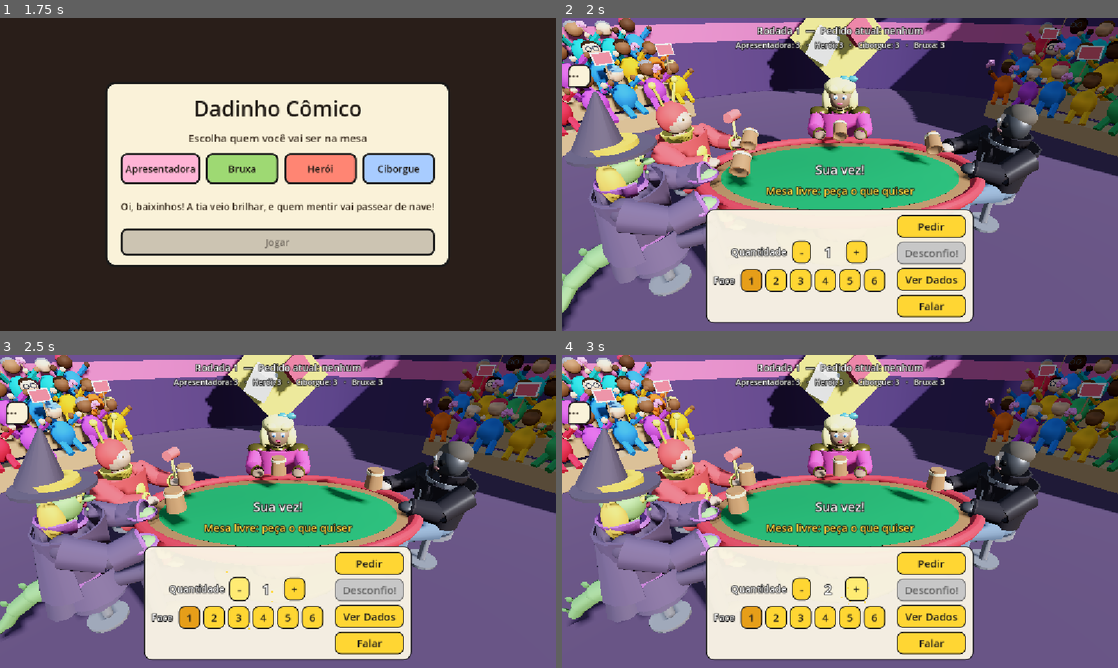
Above: before the commit, frames 1-4 (two rows, left to right).
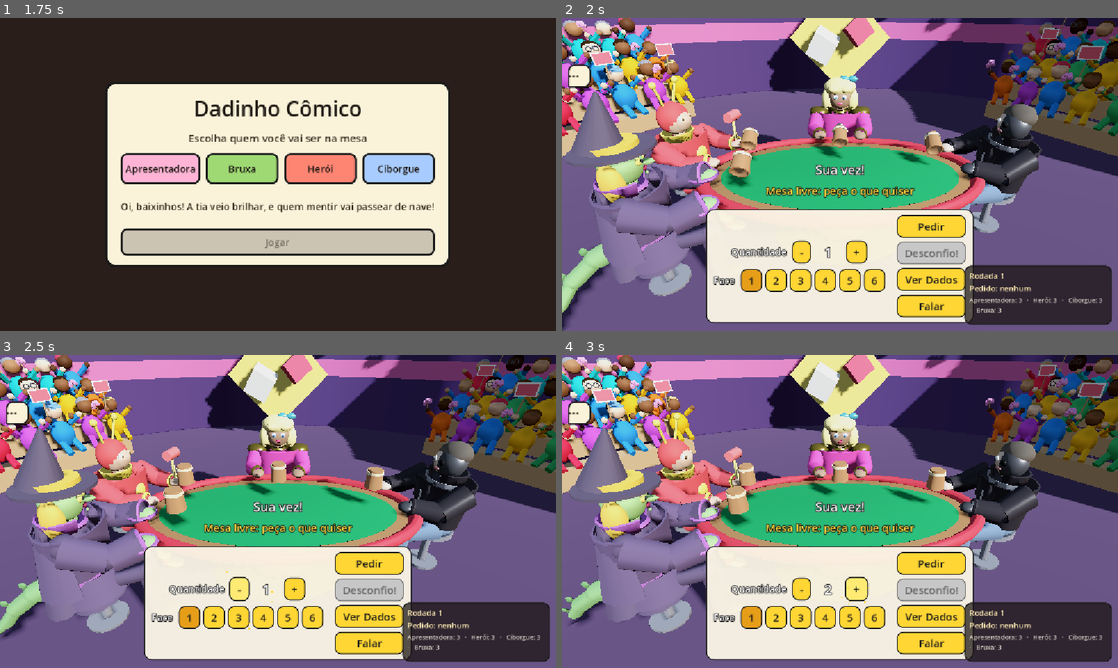
Above: after the commit, the same moments.

Repository: thiegoabcsampaio/DadinhoComico
Game: Godot game, scene res://Scenes/Menu.tscn
Same seed, same stepped clock (60 frames per second), same inputs: the game is played once before the commit and once after it.
Inputs:
- Up to frame 1 (1.75 s): click "Apresentadora" at 0.5 s; click "Jogar" at 1.25 s
- Up to frame 2 (2 s): no input
- Up to frame 3 (2.5 s): click "-" at 2 s
- Up to frame 4 (3 s): click "+" at 2.75 s

Frame 1 is identical in both runs. In frame 2, 6.6% of the frame differs, in the area x 31-99%, y 2-98%; in frame 3, 6.6%; in frame 4, 6.6%.

Commit message:
feat: rodada 4 parte 2 - placar no canto, copo fora do rosto e 5 niveis de IA
B4 (fecha): rodada, pedido atual e contagem de dados sairam do topo da tela
e viraram um quadro fixo no canto inferior direito, no estilo do log.

B5 (fecha): o copo do assento do fundo projetava em cima do rosto de quem
senta la (camera baixa); foi para mais perto do centro. E no fim da partida
todos os copos sao recolhidos, para a comemoracao ficar limpa.

B6: NpcAI ganhou nivel de 1 a 5, sorteado por NPC a cada partida e anunciado
no log. O nivel embaralha a probabilidade que o NPC ENXERGA, nao as regras:
no 1 ele erra ate 0,22 na leitura e joga em cima da conta errada, no 5 ve o
numero exato. O blefe de atrevimento tambem escala com o nivel. Heroi e
Ciborgue ficaram bem mais blefadores (agressividade 0,95 e 0,65).

Validado: partida headless de 3000 quadros sem erro.

Co-Authored-By: Claude Opus 5 <noreply@anthropic.com>
Claude-Session: https://claude.ai/code/session_01KrJF875Dizs3zvuj1SFffF

Diff:
--- a/Resources/NPCProfiles/Ciborgue.tres
+++ b/Resources/NPCProfiles/Ciborgue.tres
@@ -6,6 +6,6 @@
 script = ExtResource("1_perfil")
 nome = "Ciborgue"
 chave_dialogo = "ciborgue"
-agressividade = 0.3
-cautela = 0.9
+agressividade = 0.65
+cautela = 0.65
 frequencia_tells = 0.1
--- a/Resources/NPCProfiles/Heroi.tres
+++ b/Resources/NPCProfiles/Heroi.tres
@@ -6,6 +6,6 @@
 script = ExtResource("1_perfil")
 nome = "Herói"
 chave_dialogo = "heroi"
-agressividade = 0.85
+agressividade = 0.95
 cautela = 0.2
 frequencia_tells = 0.9
--- a/Scenes/Mesa.tscn
+++ b/Scenes/Mesa.tscn
@@ -18,7 +18,7 @@
 [node name="Copos" type="Node3D" parent="."]
 
 [node name="Copo0" type="Node3D" parent="Copos"]
-transform = Transform3D(1, 0, 0, 0, 1, 0, 0, 0, 1, 0, 0.755, -0.42)
+transform = Transform3D(1, 0, 0, 0, 1, 0, 0, 0, 1, 0, 0.755, -0.26)
 
 [node name="Modelo" parent="Copos/Copo0" instance=ExtResource("2_copo")]
 transform = Transform3D(1.4, 0, 0, 0, -1.4, 0, 0, 0, -1.4, 0, 0.168, 0)
--- a/Scripts/HudController.gd
+++ b/Scripts/HudController.gd
@@ -29,6 +29,8 @@
 const FOLGA_BALAO := 10.0
 ## Respiro entre uma fala e a seguinte.
 const INTERVALO_FALA := 0.2
+## Largura util do quadro de rodada, no canto inferior direito.
+const LARGURA_PLACAR := 286.0
 
 ## Ver Dados: tempo do voo dos dados entre a mesa e o painel.
 const DURACAO_ZOOM := 0.4
@@ -128,11 +130,58 @@
 	_label_meus_dados.custom_minimum_size = Vector2(TAMANHO_DADO.x * 3.0 + 20.0, TAMANHO_DADO.y)
 	_label_meus_dados.vertical_alignment = VERTICAL_ALIGNMENT_CENTER
 	_criar_pedido()
+	_criar_placar()
 	_criar_camada_efeitos()
 	_criar_log()
 	_criar_falas()
 	_preparar_game_feel()
 	habilitar_vez(false)
+
+
+## Rodada, pedido atual e dados de cada um saem do topo da tela e vão para
+## um quadro no canto inferior direito, no estilo do log, mas sempre visível:
+## é informação de consulta, não manchete.
+func _criar_placar() -> void:
+	var placar := PanelContainer.new()
+	placar.name = "Placar"
+	placar.mouse_filter = Control.MOUSE_FILTER_IGNORE
+	var fundo := StyleBoxFlat.new()
+	fundo.bg_color = Color(0.09, 0.07, 0.06, 0.72)
+	fundo.border_color = Color(0.1, 0.1, 0.1, 0.9)
+	fundo.set_border_width_all(2)
+	fundo.set_corner_radius_all(14)
+	fundo.set_content_margin_all(10.0)
+	placar.add_theme_stylebox_override("panel", fundo)
+	add_child(placar)
+	placar.set_anchors_preset(Control.PRESET_BOTTOM_RIGHT)
+	placar.offset_left = -(LARGURA_PLACAR + 32.0)
+	placar.offset_top = -136.0
+	placar.offset_right = -12.0
+	placar.offset_bottom = -12.0
+
+	var coluna := VBoxContainer.new()
+	coluna.add_theme_constant_override("separation", 4)
+	coluna.mouse_filter = Control.MOUSE_FILTER_IGNORE
+	placar.add_child(coluna)
+
+	# Os dois rótulos já existem na HUD.tscn: mudam de casa, não de identidade.
+	# A largura fica travada: sem isso o texto empurra o quadro para a esquerda
+	# e ele acaba por cima do painel de jogada.
+	for rotulo in [_label_info, _label_mesa]:
+		rotulo.get_parent().remove_child(rotulo)
+		coluna.add_child(rotulo)
+		rotulo.horizontal_alignment = HORIZONTAL_ALIGNMENT_LEFT
+		rotulo.autowrap_mode = TextServer.AUTOWRAP_WORD_SMART
+		rotulo.custom_minimum_size = Vector2(LARGURA_PLACAR, 0.0)
+		rotulo.size_flags_horizontal = Control.SIZE_SHRINK_BEGIN
+	_label_info.add_theme_font_size_override("font_size", 16)
+	_label_info.add_theme_color_override("font_color", Color(1.0, 0.92, 0.7))
+	_label_mesa.add_theme_font_size_override("font_size", 13)
+	_label_mesa.add_theme_color_override("font_color", Color(0.85, 0.83, 0.78))
+
+	var topo := get_node_or_null("Topo")
+	if topo != null:
+		topo.queue_free()
 
 
 ## Logo abaixo de "Sua vez!": o que está na mesa e precisa ser superado.
--- a/Scripts/Main.gd
+++ b/Scripts/Main.gd
@@ -71,7 +71,10 @@
 		nomes[assento] = perfil.nome
 		# O jogador controla o próprio personagem: sem IA para ele.
 		if assento != JOGADOR_HUMANO:
-			_ias[assento] = NpcAI.new(perfil, semente + assento if semente != 0 else 0)
+			var ia := NpcAI.new(perfil, semente + assento if semente != 0 else 0)
+			# Cada NPC entra com um nível sorteado: a mesa nunca é a mesma.
+			ia.nivel = _rng.randi_range(1, NpcAI.NIVEIS)
+			_ias[assento] = ia
 	ids.sort()
 
 	jogo.iniciar_jogo(ids, DiceSystem.DADOS_INICIAIS, semente, nomes)
@@ -86,6 +89,9 @@
 	for id in ids:
 		hud.cores_jogadores[id] = CORES.get(_controladores[id].name, Color.WHITE)
 	hud.configurar(jogo, JOGADOR_HUMANO, camera, ancoras)
+	for id in _ias:
+		hud.registrar_evento(DialogueLoader.get_fmt("ui", "log_nivel",
+			[jogo.nome(id), _ias[id].nivel, NpcAI.NIVEIS]))
 
 	hud.aposta_solicitada.connect(_ao_humano_apostar)
 	hud.dudo_solicitado.connect(_ao_humano_dudo)
@@ -345,5 +351,7 @@
 func _ao_terminar(vencedor: int) -> void:
 	Engine.time_scale = 1.0
 	Sfx.tocar("Vitoria")
+	# Sem os copos na frente, a comemoração do vencedor fica limpa.
+	mesa.recolher_copos()
 	if _controladores.has(vencedor):
 		_controladores[vencedor].tocar("Comemorar")
--- a/Scripts/MesaController.gd
+++ b/Scripts/MesaController.gd
@@ -115,6 +115,13 @@
 	tween.tween_callback(func() -> void: copo.visible = false)
 
 
+## Fim de partida: tira todos os copos da mesa. Sem isso o copo do vencedor
+## fica entre a câmera e o rosto dele durante a comemoração.
+func recolher_copos() -> void:
+	for copo in _copos.get_children():
+		remover_copo(int(str(copo.name).trim_prefix("Copo")))
+
+
 ## Onde o copo de um jogador está, para efeitos que saem da mesa e vão
 ## para a HUD. Vector3.ZERO quando o copo já saiu de cena.
 func posicao_copo(jogador_id: int) -> Vector3:
--- a/Scripts/NpcAI.gd
+++ b/Scripts/NpcAI.gd
@@ -18,7 +18,15 @@
 ## um tell (Etapa 6).
 const P_BLEFE_ARRISCADO := 0.25
 
+## Quantos níveis de dificuldade existem, do mais fácil ao mais difícil.
+const NIVEIS := 5
+## Erro máximo de leitura no nível 1. Cada nível acima corta um quinto dele.
+const ERRO_MAXIMO := 0.22
+
 var perfil: NpcProfile
+## 1 = fácil (erra muito a conta e blefa no susto), 5 = difícil (lê certo).
+## Sorteado por partida em Main, para a mesa não ser sempre igual.
+var nivel := 3
 ## true se a última jogada foi um blefe em aposta de alto risco.
 var blefe_arriscado := false
 ## Números da última decisão, para debug e logs.
@@ -45,9 +53,11 @@
 	if atual == null:
 		return _abrir(meus, desconhecidos, curinga)
 
-	var p_atual := _prob_aposta(atual.quantidade, atual.face, meus, desconhecidos, curinga)
+	# O nível entra aqui: um NPC fraco enxerga a probabilidade torta e decide
+	# em cima da conta errada. Um NPC forte vê o número real.
+	var p_atual := _com_erro(_prob_aposta(atual.quantidade, atual.face, meus, desconhecidos, curinga))
 	var melhor := _melhor_lance(atual, meus, desconhecidos, curinga)
-	var p_melhor: float = melhor["p"]
+	var p_melhor: float = _com_erro(melhor["p"])
 
 	var limiar_dudo := 0.30 + 0.25 * perfil.cautela
 	var limiar_aposta := 0.35 + 0.25 * perfil.cautela - 0.15 * perfil.agressividade
@@ -73,11 +83,23 @@
 		return _dudo()
 	var risco_dudo := p_atual
 	var risco_blefe := (1.0 - p_melhor) * (1.0 - 0.4 * perfil.agressividade)
-	if risco_blefe < risco_dudo or _rng.randf() < perfil.agressividade * 0.3:
+	# Blefe de atrevimento: sai mesmo quando a conta não manda, e é o que dá
+	# graça à mesa. Quem é agressivo blefa mais; nível baixo blefa no susto.
+	var atrevimento := perfil.agressividade * (0.55 - 0.05 * nivel)
+	if risco_blefe < risco_dudo or _rng.randf() < atrevimento:
 		ultima_analise["blefe"] = true
 		blefe_arriscado = p_melhor < P_BLEFE_ARRISCADO
 		return _apostar(melhor)
 	return _dudo()
+
+
+## Embaralha a probabilidade conforme o nível: no 5 devolve o valor exato,
+## no 1 pode errar bastante para mais ou para menos.
+func _com_erro(p: float) -> float:
+	if nivel >= NIVEIS:
+		return p
+	var escala := ERRO_MAXIMO * float(NIVEIS - nivel) / float(NIVEIS - 1)
+	return clampf(p + _rng.randfn(0.0, escala), 0.0, 1.0)
 
 
 ## Primeira aposta da rodada: face mais frequente no próprio copo,
--- a/dialogues.json
+++ b/dialogues.json
@@ -4,7 +4,8 @@
 		"sua_vez": "Sua vez!",
 		"vez_de": "Vez de %s...",
 		"dudo": "DESCONFIO!",
-		"info_rodada": "Rodada %d  —  Pedido atual: %s",
+		"info_rodada": "Rodada %d
+Pedido: %s",
 		"sem_aposta": "nenhum",
 		"info_aposta": "%s (%s)",
 		"dados_jogador": "%s: %d",
@@ -31,7 +32,8 @@
 		"titulo_log": "Histórico da partida",
 		"ultimo_pedido": "Precisa superar: %s",
 		"pedido_livre": "Mesa livre: peça o que quiser",
-		"titulo_rodada": "Rodada %d"
+		"titulo_rodada": "Rodada %d",
+		"log_nivel": "%s entrou no nível %d de %d"
 	},
 
 	"apresentadora": {
--- a/tools/Screenshot.gd
+++ b/tools/Screenshot.gd
@@ -60,7 +60,7 @@
 			for id in main._controladores:
 				main._falar(id, "reacoes")
 				await get_tree().create_timer(0.05).timeout
-			main.hud.registrar_evento("Face 4 apareceu 3 vezes: aposta VERDADEIRA.")
+			main.hud.registrar_evento("Face 4 apareceu 3 vezes: pedido VERDADEIRO.")
 		"zoom":
 			# Ver Dados pelo caminho real: HUD -> Main -> mesa + zoom na HUD.
 			main.hud._botao_ver_dados.button_pressed = true
Not shown, changed: docs/blueprint_rodada4.md
